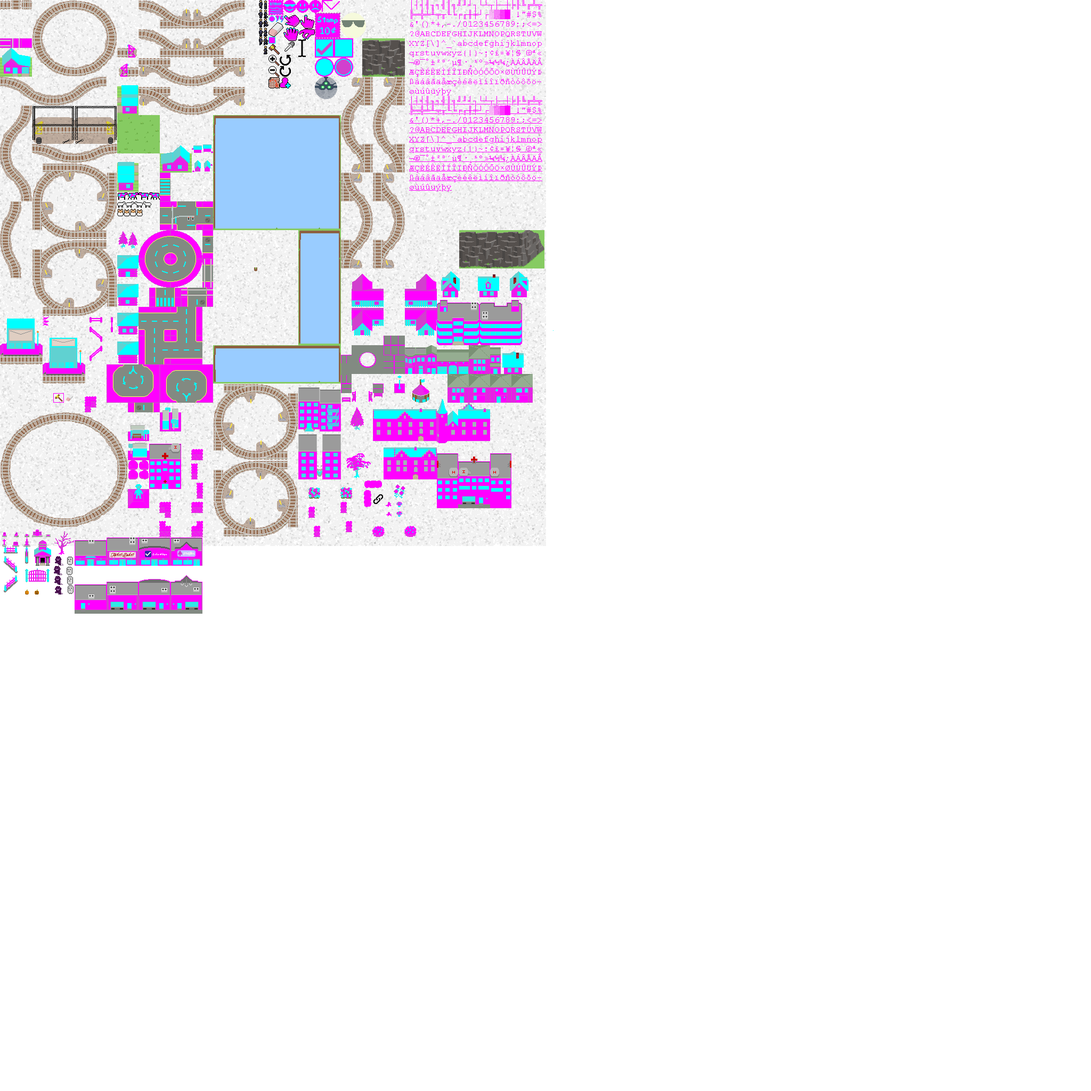
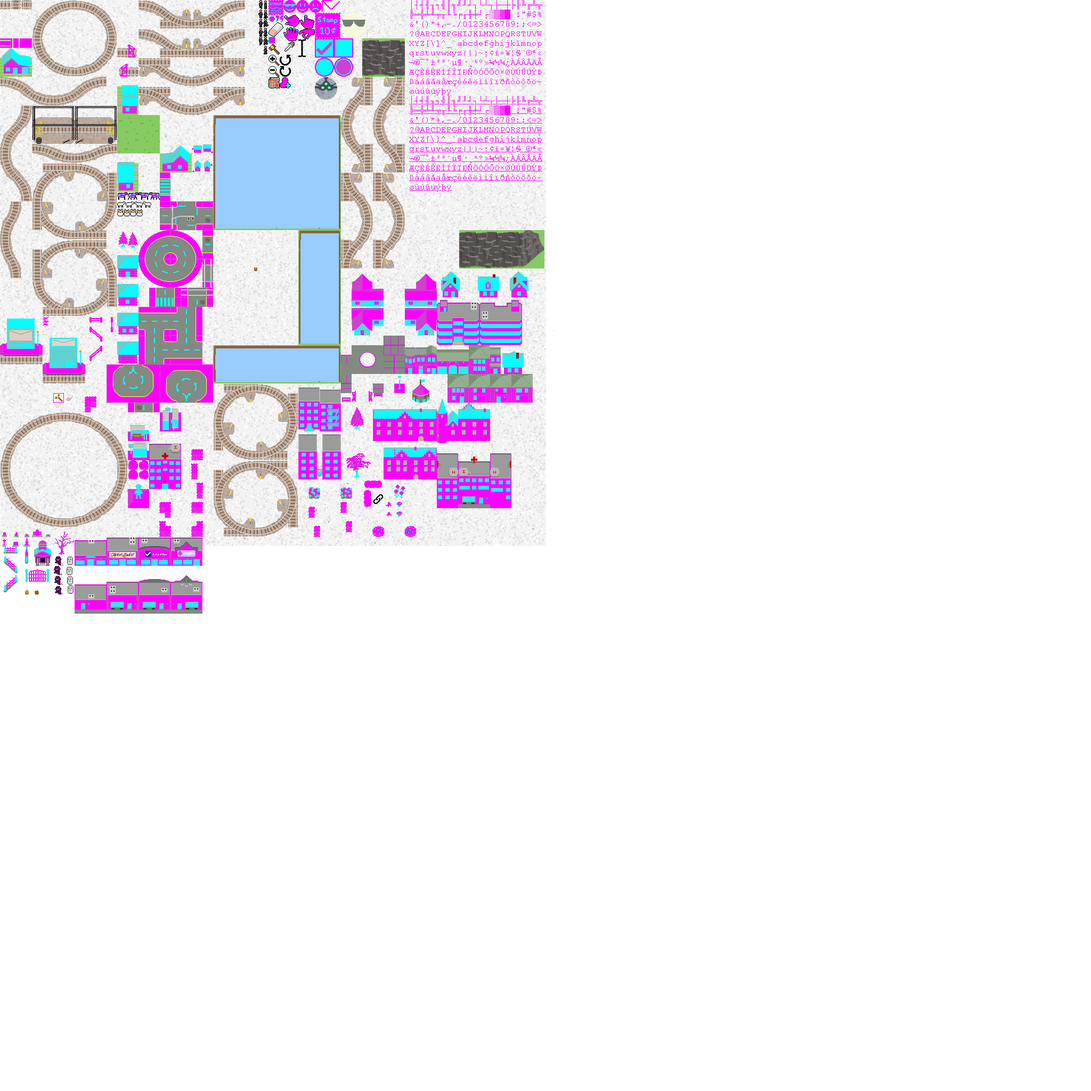
Two versions of the same layered image (1091×1091). Layer-by-layer changes:
painted on "Pasted Layer #3" over [314, 12, 367, 100]
